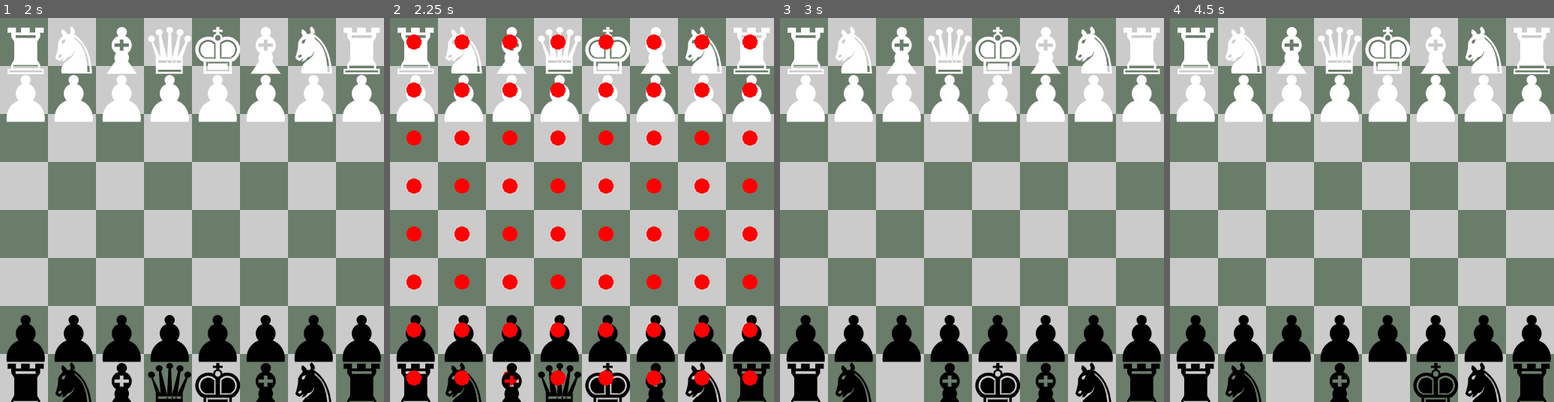
Above: before the commit, frames 1-4 (left to right).
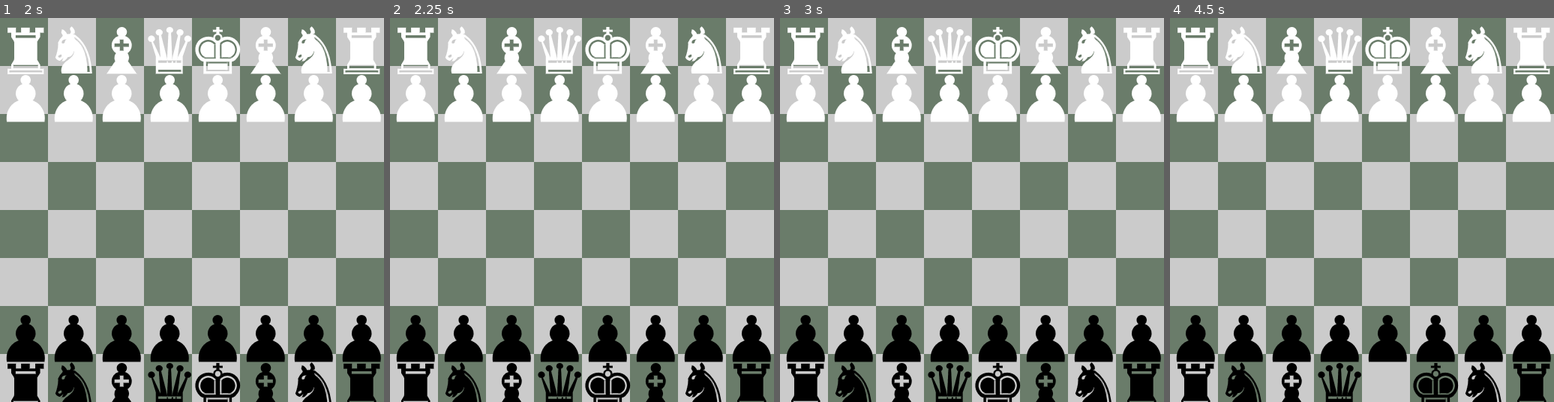
Above: after the commit, the same moments.

Repository: NiahSSBM/chess
Game: Godot game, scene res://scenes/main.tscn
The game is run twice, just before and just after one commit, with the same random seed, the same clock (stepped at 60 frames per second) and the same inputs.
Inputs (mouse positions are in pixels of both pictures, inside the frame that each line leads up to):
- Up to frame 1 (2 s): tap Enter at 0.5 s; move the mouse to (23, 378) at 0.52 s; press the mouse at (23, 378) at 0.53 s; tap Space at 1.25 s; move the mouse to (72, 378) at 1.27 s; release the mouse at (72, 378) at 1.28 s; click (72, 378) at 1.35 s
- Up to frame 2 (2.25 s): tap Enter at 2 s; move the mouse to (509, 378) at 2.02 s; press the mouse at (509, 378) at 2.03 s
- Up to frame 3 (3 s): tap Space at 2.75 s; move the mouse to (948, 378) at 2.77 s; release the mouse at (948, 378) at 2.78 s; click (948, 378) at 2.85 s
- Up to frame 4 (4.5 s): tap Enter at 3.5 s; move the mouse to (1385, 378) at 3.52 s; press the mouse at (1385, 378) at 3.53 s; tap Space at 4.25 s; move the mouse to (1434, 378) at 4.27 s; release the mouse at (1434, 378) at 4.28 s; click (1434, 378) at 4.35 s

Frame 1 is identical in both runs. In frame 2, 7.7% of the frame differs, in the area x 4-96%, y 4-96%; in frame 3, 0.8%; in frame 4, 0.8%.

Commit message:
bishop logic

Diff:
--- a/scripts/game.gd
+++ b/scripts/game.gd
@@ -78,7 +78,7 @@
 
 
 func _can_bishop_move(bishop: Piece, target: Vector2i) -> bool:
-	return true
+	return _has_D_LOS(bishop, target)
 
 
 func _can_knight_move(knight: Piece, target: Vector2i) -> bool:
@@ -86,11 +86,7 @@
 
 
 func _can_rook_move(rook: Piece, target: Vector2i) -> bool:
-
-	if _has_VH_LOS(rook, target):
-		return true
-
-	return false
+	return _has_VH_LOS(rook, target)
 
 
 func _can_pawn_move(pawn: Piece, target: Vector2i) -> bool:
@@ -116,6 +112,21 @@
 	return false
 
 
+func _has_D_LOS(piece: Piece, target: Vector2i) -> bool:
+	var diag: Vector2i = piece.board_position - target
+	if abs(diag.x) != abs(diag.y):
+		return false
+
+	for i in range(1, abs(piece.board_position.x - target.x)):
+		if _get_piece_at_position(piece.board_position + Vector2i(i * -clamp(diag.x, -1, 1), i * -clamp(diag.y, -1, 1))) != null:
+			return false
+
+	if _get_piece_at_position(target) != null and _get_piece_at_position(target).color == piece.color:
+		return false
+
+	return true
+
+
 func _has_VH_LOS(piece: Piece, target: Vector2i) -> bool:
 	if not (piece.board_position.x == target.x or piece.board_position.y == target.y):
 		return false
